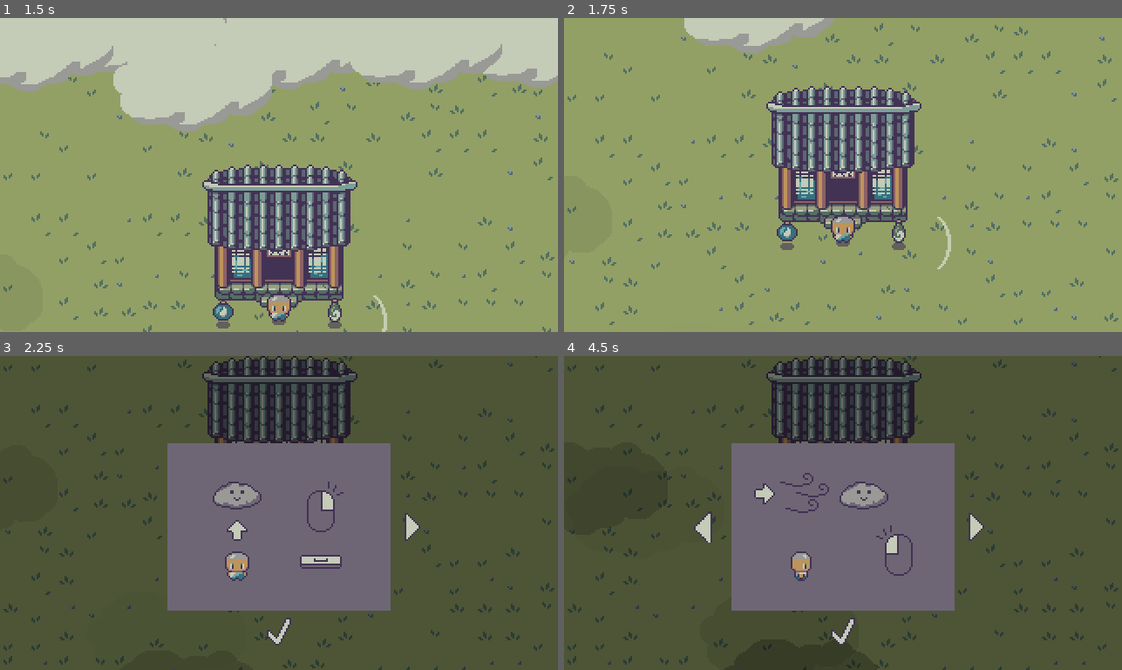
Above: before the commit, frames 1-4 (two rows, left to right).
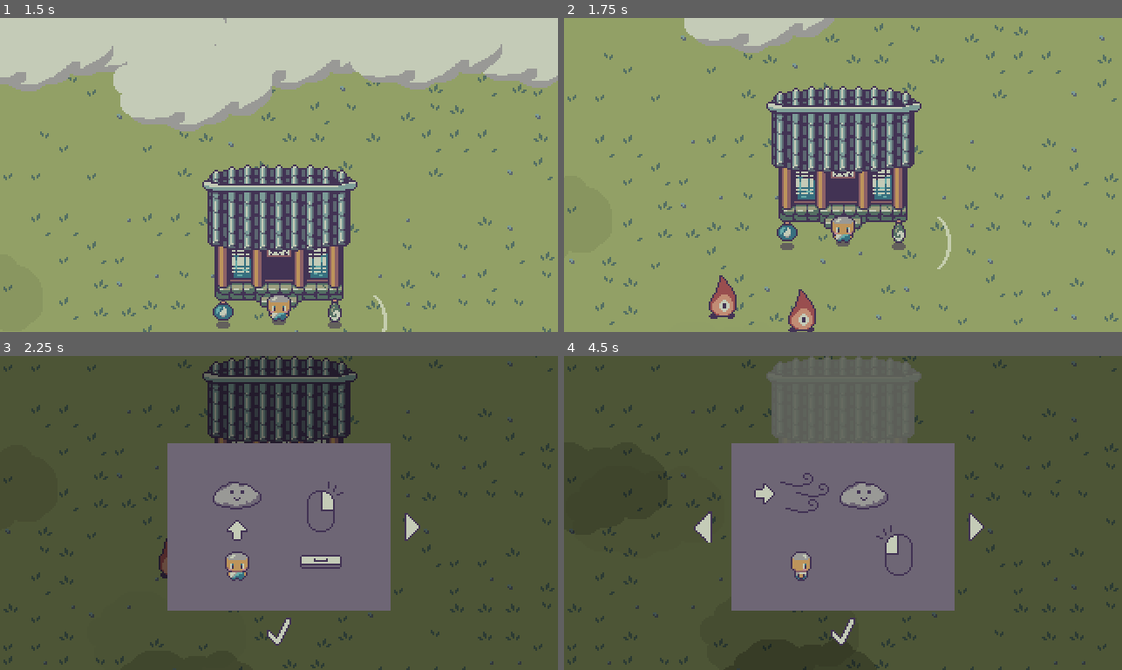
Above: after the commit, the same moments.

Repository: Boyquotes/cloud-keeper
Game: Godot game, scene res://Main.tscn
The game is run twice, just before and just after one commit, with the same random seed, the same clock (stepped at 60 frames per second) and the same inputs.
Inputs (mouse positions are in pixels of both pictures, inside the frame that each line leads up to):
- Up to frame 1 (1.5 s): click (195, 266) at 0.5 s; move the mouse to (401, 159) at 1.27 s; hold D (move_right) from 1.28 s (still down); tap Space (spawn_cloud) at 1.35 s
- Up to frame 2 (1.75 s): keep holding D (move_right)
- Up to frame 3 (2.25 s): move the mouse to (167, 528) at 2.02 s; release D (move_right) at 2.03 s; hold S (move_down) from 2.03 s (still down); click (167, 528) at 2.1 s
- Up to frame 4 (4.5 s): release S (move_down) at 2.75 s; click (976, 525) at 2.75 s; move the mouse to (898, 443) at 3.52 s; hold D (move_right) 3.53-4.25 s; tap Space (spawn_cloud) at 3.6 s; click (709, 525) at 4.25 s

Frame 1 is identical in both runs. In frame 2, 1.0% of the frame differs, in the area x 25-46%, y 81-100%; in frame 3, 0.1%; in frame 4, 6.1%, in the area x 36-65%, y 0-28%.

Commit message:
Added juice to shrine hit effects

Diff:
--- /dev/null
+++ b/src/assets/shaders/white.tres
@@ -0,0 +1,16 @@
+[gd_resource type="Shader" format=2]
+
+[resource]
+code = "shader_type canvas_item;
+
+uniform float white_progress : hint_range(0,1) = 0;
+
+vec3 interpolate_vec3(vec3 start, vec3 end, float delta){
+    return start + (end - start) * delta;
+}
+
+void fragment(){
+    vec4 origin = texture(TEXTURE, UV);
+    COLOR.rgb = interpolate_vec3(origin.rgb, vec3(0.77, 0.80, 0.72), white_progress);
+    COLOR.a = origin.a;
+}"
--- a/src/scenes/cloud/Cloud.tscn
+++ b/src/scenes/cloud/Cloud.tscn
@@ -62,30 +62,6 @@
 "update": 0,
 "values": [ 1 ]
 }
-tracks/3/type = "value"
-tracks/3/path = NodePath("Position2D/Sprite:position")
-tracks/3/interp = 1
-tracks/3/loop_wrap = true
-tracks/3/imported = false
-tracks/3/enabled = true
-tracks/3/keys = {
-"times": PoolRealArray( 0 ),
-"transitions": PoolRealArray( 1 ),
-"update": 0,
-"values": [ Vector2( -92, -48 ) ]
-}
-tracks/4/type = "value"
-tracks/4/path = NodePath("Position2D:position")
-tracks/4/interp = 1
-tracks/4/loop_wrap = true
-tracks/4/imported = false
-tracks/4/enabled = true
-tracks/4/keys = {
-"times": PoolRealArray( 0 ),
-"transitions": PoolRealArray( 1 ),
-"update": 0,
-"values": [ Vector2( 0, -30 ) ]
-}
 
 [sub_resource type="Animation" id=4]
 resource_name = "exit"
@@ -236,7 +212,6 @@
 one_shot = true
 
 [node name="Position2D" type="Position2D" parent="."]
-position = Vector2( 0, -30 )
 
 [node name="Sprite" type="Sprite" parent="Position2D"]
 position = Vector2( 0, -2 )
--- a/src/scenes/shrine/Shrine.gd
+++ b/src/scenes/shrine/Shrine.gd
@@ -1,4 +1,6 @@
 extends StaticBody2D
+
+onready var animation_player: AnimationPlayer = $AnimationPlayer
 
 func _ready() -> void:
 	pass
@@ -8,3 +10,4 @@
 		area.queue_free()
 		StatsManager.take_damage()
 		AudioManager.hurt_sfx.play_sfx()
+		animation_player.play("flinch")
--- a/src/scenes/shrine/Shrine.tscn
+++ b/src/scenes/shrine/Shrine.tscn
@@ -1,10 +1,47 @@
-[gd_scene load_steps=4 format=2]
+[gd_scene load_steps=8 format=2]
 
 [ext_resource path="res://scenes/shrine/shrine.png" type="Texture" id=1]
 [ext_resource path="res://scenes/shrine/Shrine.gd" type="Script" id=2]
+[ext_resource path="res://assets/shaders/white.tres" type="Shader" id=3]
+
+[sub_resource type="ShaderMaterial" id=3]
+resource_local_to_scene = true
+shader = ExtResource( 3 )
+shader_param/white_progress = 0.0
 
 [sub_resource type="RectangleShape2D" id=1]
 extents = Vector2( 40, 28 )
+
+[sub_resource type="Animation" id=4]
+length = 0.001
+tracks/0/type = "value"
+tracks/0/path = NodePath("Sprite:material:shader_param/white_progress")
+tracks/0/interp = 1
+tracks/0/loop_wrap = true
+tracks/0/imported = false
+tracks/0/enabled = true
+tracks/0/keys = {
+"times": PoolRealArray( 0 ),
+"transitions": PoolRealArray( 1 ),
+"update": 0,
+"values": [ 0.0 ]
+}
+
+[sub_resource type="Animation" id=2]
+resource_name = "flinch"
+length = 0.1
+tracks/0/type = "value"
+tracks/0/path = NodePath("Sprite:material:shader_param/white_progress")
+tracks/0/interp = 1
+tracks/0/loop_wrap = true
+tracks/0/imported = false
+tracks/0/enabled = true
+tracks/0/keys = {
+"times": PoolRealArray( 0, 0.1 ),
+"transitions": PoolRealArray( 1, 1 ),
+"update": 0,
+"values": [ 1.0, 0.0 ]
+}
 
 [node name="Shrine" type="StaticBody2D" groups=["shrine"]]
 collision_layer = 16
@@ -15,6 +52,7 @@
 polygon = PoolVector2Array( -8, 0, -40, 0, -40, -48, 40, -48, 40, 0, 16, 0 )
 
 [node name="Sprite" type="Sprite" parent="."]
+material = SubResource( 3 )
 position = Vector2( 0, -36 )
 texture = ExtResource( 1 )
 
@@ -26,4 +64,8 @@
 position = Vector2( 0, -28 )
 shape = SubResource( 1 )
 
+[node name="AnimationPlayer" type="AnimationPlayer" parent="."]
+anims/RESET = SubResource( 4 )
+anims/flinch = SubResource( 2 )
+
 [connection signal="area_entered" from="EnemyDetectionArea" to="." method="_on_EnemyDetectionArea_area_entered"]
--- a/src/scenes/world/Shrine.gd
+++ b/src/scenes/world/Shrine.gd
@@ -3,6 +3,9 @@
 onready var shrine_health_bar: ProgressBar = $"%ShrineHealthBar"
 onready var shrine_icon: TextureRect = $"%ShrineIcon"
 onready var damage_tween: Tween = $"%DamageTween"
+
+var fg_style_box = preload("res://ui/hud/ShrineHealthFgStyleBox.tres")
+var fg_style_box_white = preload("res://ui/hud/ShrineHealthFgStyleBoxWhite.tres")
 
 func _ready() -> void:
 	EventBus.connect("game_start", self, "_on_game_start")
@@ -11,14 +14,18 @@
 	shrine_health_bar.value = StatsManager.stats.shrine_health
 
 func _on_shrine_health_updated(new_health, damaged):
+	shrine_health_bar.set("custom_styles/fg", fg_style_box_white)
 	shrine_health_bar.value = new_health
 	shrine_health_bar.rect_pivot_offset = shrine_health_bar.rect_size / 2
 	shrine_icon.rect_pivot_offset = shrine_icon.rect_size / 2
-	damage_tween.interpolate_property(shrine_icon, "rect_scale", Vector2.ONE * 1.3, Vector2.ONE, 0.3, Tween.TRANS_CUBIC, Tween.EASE_OUT)
-	damage_tween.interpolate_property(shrine_icon, "self_modulate", Color(1,0,0,1), Color(1,1,1,1), 0.3, Tween.TRANS_CUBIC, Tween.EASE_OUT)
-	damage_tween.interpolate_property(shrine_health_bar, "rect_scale", Vector2.ONE * 1.1, Vector2.ONE, 0.3, Tween.TRANS_CUBIC, Tween.EASE_OUT)
+	damage_tween.interpolate_property(shrine_icon, "rect_scale", Vector2.ONE * 1.3, Vector2.ONE, 0.1, Tween.TRANS_CUBIC, Tween.EASE_OUT)
+	damage_tween.interpolate_property(shrine_icon, "self_modulate", Color(1,0,0,1), Color(1,1,1,1), 0.1, Tween.TRANS_CUBIC, Tween.EASE_OUT)
+	damage_tween.interpolate_property(shrine_health_bar, "rect_scale", Vector2.ONE * 1.1, Vector2.ONE, 0.1, Tween.TRANS_CUBIC, Tween.EASE_OUT)
 	damage_tween.start()
 
 func _on_game_start() -> void:
 	shrine_health_bar.max_value = StatsManager.stats.shrine_health_max
 	shrine_health_bar.value = StatsManager.stats.shrine_health
+
+func _on_DamageTween_tween_completed(object: Object, key: NodePath) -> void:
+	shrine_health_bar.set("custom_styles/fg", fg_style_box)
--- a/src/scenes/world/Shrine.tscn
+++ b/src/scenes/world/Shrine.tscn
@@ -2,13 +2,11 @@
 
 [ext_resource path="res://ui/icons.png" type="Texture" id=1]
 [ext_resource path="res://scenes/world/Shrine.gd" type="Script" id=2]
+[ext_resource path="res://ui/hud/ShrineHealthFgStyleBox.tres" type="StyleBox" id=3]
 
 [sub_resource type="AtlasTexture" id=14]
 atlas = ExtResource( 1 )
 region = Rect2( 16, 16, 16, 16 )
-
-[sub_resource type="StyleBoxFlat" id=13]
-bg_color = Color( 0.431373, 0.666667, 0.470588, 1 )
 
 [sub_resource type="StyleBoxFlat" id=2]
 bg_color = Color( 0.262745, 0.203922, 0.333333, 1 )
@@ -54,7 +52,7 @@
 margin_bottom = 11.0
 rect_min_size = Vector2( 96, 6 )
 rect_pivot_offset = Vector2( 32, 3 )
-custom_styles/fg = SubResource( 13 )
+custom_styles/fg = ExtResource( 3 )
 custom_styles/bg = SubResource( 2 )
 value = 60.0
 percent_visible = false
@@ -64,3 +62,5 @@
 margin_right = 312.0
 margin_bottom = 16.0
 size_flags_horizontal = 3
+
+[connection signal="tween_completed" from="HBoxContainer/HBoxContainer/ShrineIcon/DamageTween" to="." method="_on_DamageTween_tween_completed"]
--- a/src/scenes/world/World.tscn
+++ b/src/scenes/world/World.tscn
@@ -18,6 +18,7 @@
 [ext_resource path="res://ui/start/cloud.png" type="Texture" id=16]
 [ext_resource path="res://scenes/world/World.gd" type="Script" id=17]
 [ext_resource path="res://scenes/world/splash_particle_3.png" type="Texture" id=18]
+[ext_resource path="res://scenes/enemies/Fire.tscn" type="PackedScene" id=19]
 
 [sub_resource type="TileSet" id=1]
 0/name = "grass"
@@ -208,6 +209,12 @@
 [node name="Enemies" type="YSort" parent="Ground"]
 script = ExtResource( 9 )
 
+[node name="Fire" parent="Ground/Enemies" instance=ExtResource( 19 )]
+position = Vector2( 72, 104 )
+
+[node name="Fire2" parent="Ground/Enemies" instance=ExtResource( 19 )]
+position = Vector2( 128, 120 )
+
 [node name="Items" type="YSort" parent="Ground"]
 script = ExtResource( 13 )
 
--- a/src/ui/hud/HUD.tscn
+++ b/src/ui/hud/HUD.tscn
@@ -278,6 +278,8 @@
 margin_bottom = 32.0
 
 [node name="RainTimer" parent="VBoxContainer/VBoxContainer/CenterContainer" instance=ExtResource( 3 )]
+margin_right = 32.0
+margin_bottom = 32.0
 mouse_filter = 2
 
 [connection signal="pressed" from="VBoxContainer/VBoxContainer2/SettingsButton" to="." method="_on_SettingsButton_pressed"]
--- /dev/null
+++ b/src/ui/hud/ShrineHealthFgStyleBox.tres
@@ -0,0 +1,4 @@
+[gd_resource type="StyleBoxFlat" format=2]
+
+[resource]
+bg_color = Color( 0.431373, 0.666667, 0.470588, 1 )
--- /dev/null
+++ b/src/ui/hud/ShrineHealthFgStyleBoxWhite.tres
@@ -0,0 +1,4 @@
+[gd_resource type="StyleBoxFlat" format=2]
+
+[resource]
+bg_color = Color( 0.772549, 0.8, 0.721569, 1 )
Not shown: 1 places in src/scenes/world/World.tscn that only renumber resources
